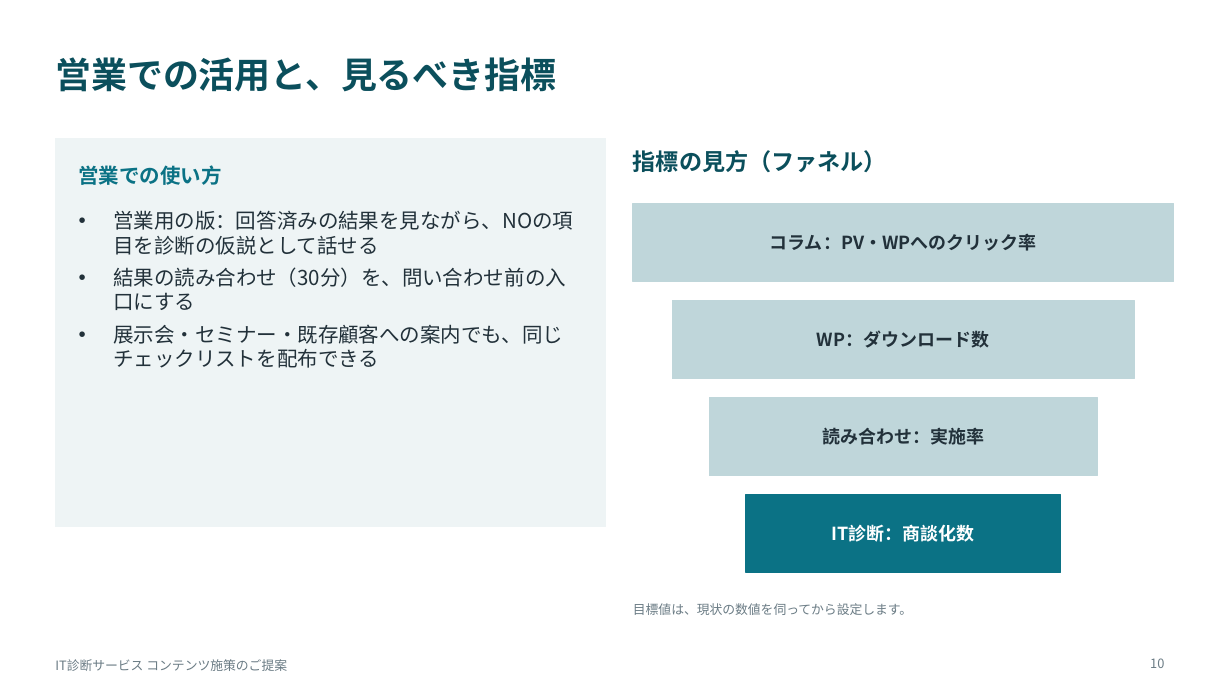
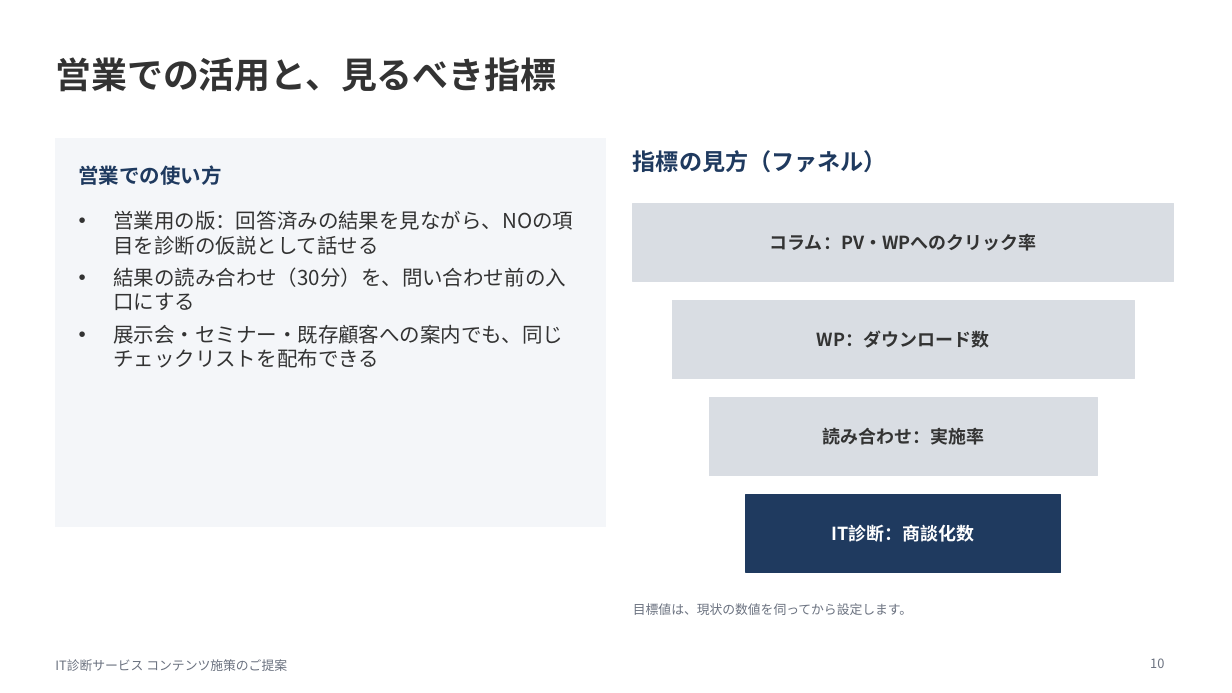
Before and after one commit to yozeki-sss/report, a slide deck: slide 10 of dbj_it_shindan_proposal.pptx. Drawn at 1232x693 pixels with LibreOffice and Linux fonts; fonts in the diff are those of the drawing. Boxes give left, top, right and bottom in pixels: in the first picture for what was removed or moved away, otherwise in the second. Text is boxed around its words. In the diff, an @@ line names an element or a change of style, - is before the commit and + after.

```diff
--- a/dbj_it_shindan_proposal.pptx
+++ b/dbj_it_shindan_proposal.pptx
@@ text "営業での活用と、見るべき指標" at [55,57,556,92]: text colour #0B4F5C to #333333 @@
@@ rectangle at [55,139,605,527]: fill #EEF4F5 to #F4F6F9; outline #EEF4F5 1 pt to #F4F6F9 1 pt @@
@@ text "指標の見方（ファネル）" at [633,150,887,172]: text colour #0B4F5C to #1F3A5F @@
@@ text "営業での使い方" at [79,165,222,185]: text colour #0B7285 to #1F3A5F @@
@@ text colour #22313A to #333333 in 4 elements at [113,210,573,368], [770,234,1037,251], [817,330,989,348], [822,427,984,445] @@
@@ fill #BFD6DA to #D9DDE3; outline #BFD6DA 1 pt to #D9DDE3 1 pt in 3 elements at [633,203,1174,282], [673,300,1135,379], [709,397,1097,476] @@
@@ rectangle at [746,494,1060,573]: fill #0B7285 to #1F3A5F; outline #0B7285 1 pt to #1F3A5F 1 pt @@
```
Also in this commit, not shown: 10 other slides changed, 2 other files.
